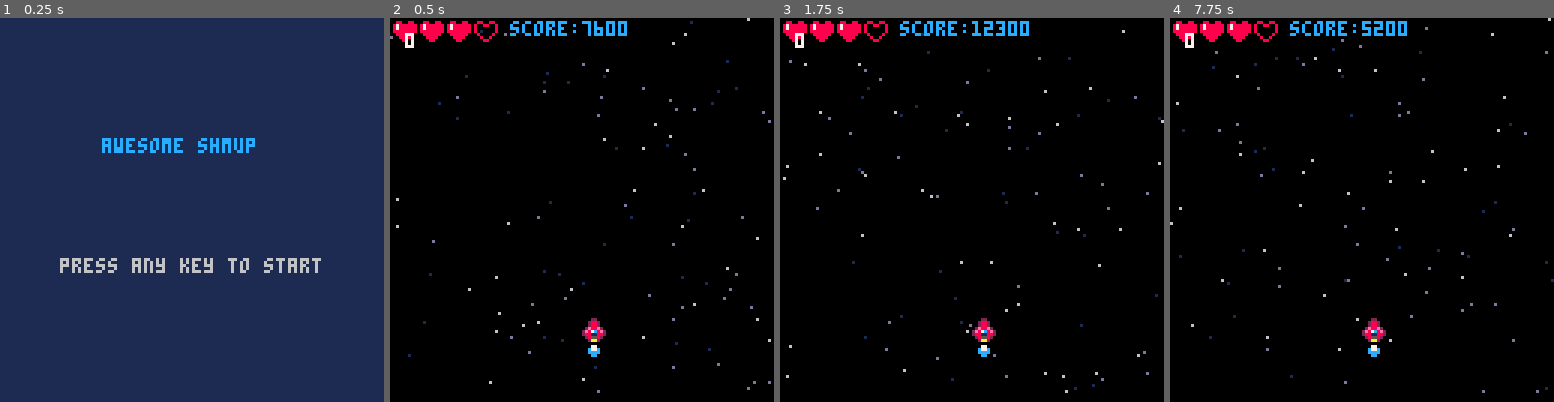
Above: before the commit, frames 1-4 (left to right).
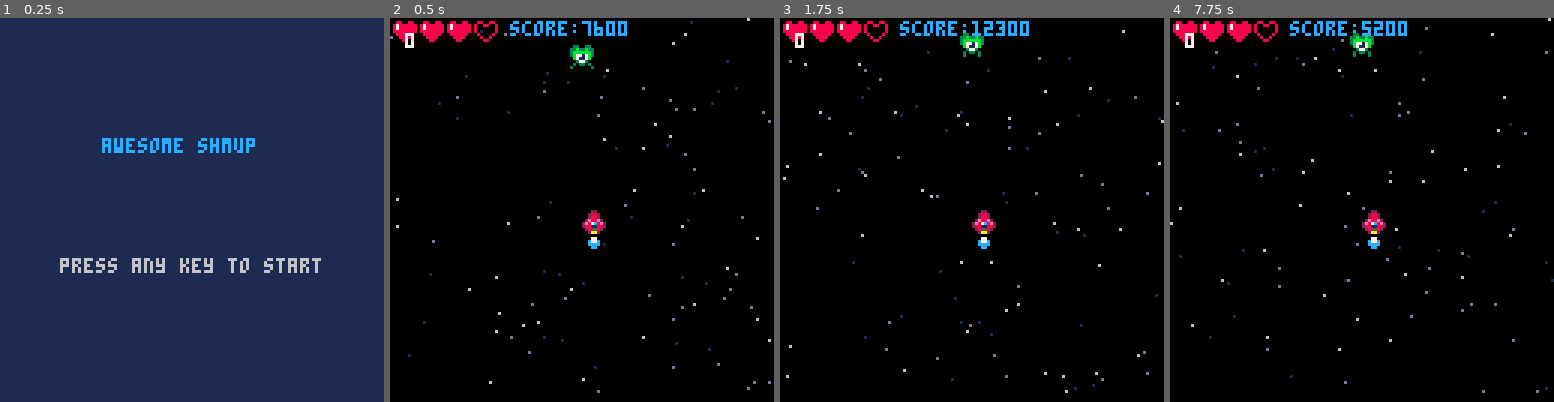
Above: after the commit, the same moments.

Repository: alexlazarovski/pico-8-shmup-tutorial
Game: PICO-8 cartridge shmup.p8
Same seed, same stepped clock (60 frames per second), same inputs: the game is played once before the commit and once after it.
Inputs:
- Up to frame 1 (0.25 s): no input
- Up to frame 2 (0.5 s): tap X (X key) at 0.33 s
- Up to frame 3 (1.75 s): tap O (Z key) at 0.7, 1.7 s; tap X (X key) at 1.07 s; hold Right from 1.6 s (still down)
- Up to frame 4 (7.75 s): tap X (X key) every 1.12 s from 1.85 to 7.43 s; release Right at 2.1 s; tap O (Z key) every 0.4 s from 2.1 to 7.7 s; hold Up 2.15-2.42 s; hold Right 2.47-3.03 s; hold Left 3.08-3.58 s; hold Down 3.63-3.97 s; hold Right 4.02-4.68 s; hold Up 4.73-5.03 s; hold Left 5.08-5.68 s; hold Down 5.73-6.03 s; hold Right 6.08-6.58 s; hold Right 6.63-7.13 s; hold Up 7.18-7.45 s; hold Right from 7.5 s (still down)

Frame 1 is identical in both runs. In frame 2, 0.9% of the frame differs, in the area x 46-57%, y 7-89%; in frame 3, 0.9%; in frame 4, 0.9%.

Commit message:
lesson 11 adding enemies

Diff:
--- a/shmup.p8
+++ b/shmup.p8
@@ -7,9 +7,6 @@
  cls(0)
  mode="start"
  blinkt=1
-
- star={x=40,y=60,spd=1.2}
-
 end
 
 function _update()
@@ -41,12 +38,13 @@
 function startgame()
  mode="game"
 
- shipx=64
- shipy=100
-
- shipspdx=0
- shipspdy=0
-  shipspr=2
+ ship={}
+ ship.x=64
+ ship.y=64
+ ship.sx=0
+ ship.sy=0
+ ship.spr=2
+
  flamespr=5
 
  bullets={}
@@ -65,6 +63,15 @@
   newstar.spd=rnd(1.5)+0.5
   add(stars,newstar)
  end
+
+ enemies={}
+
+ local myen={}
+ myen.x=60
+ myen.y=5
+ myen.spr=21
+
+ add(enemies,myen)
 
 end
 
@@ -102,20 +109,15 @@
 end
 
 function drawbullet()
- for i=1,#bullets do
-  local bullet=bullets[i]
-  spr(
-   16,
-   bullet.x,
-   bullet.y
-  )
+ for bullet in all(bullets) do
+  drwmyspr(bullet)
  end
 end
 
 function drawbulletsmuzzle()
  if muzzle>0 then
   circfill(
-   shipx+3, shipy-3,muzzle,7)
+   ship.x+3, ship.y-3,muzzle,7)
 	end
 end
 
@@ -137,28 +139,32 @@
  return blinkanim[blinkt]
 
 end
+
+function drwmyspr(myspr)
+ spr(myspr.spr,myspr.x,myspr.y)
+end
 -->8
 -- update
 
 function update_game()
  --controls
- shipspdx=0
- shipspdy=0
- shipspr=2
+ ship.sx=0
+ ship.sy=0
+ ship.spr=2
 
 	if (btn(0)) then
-	 shipspdx = -2
-	 shipspr=1
+	 ship.sx = -2
+	 ship.spr=1
 	end
 	if btn(1) then
-	 shipspdx = 2
-	 shipspr=3
+	 ship.sx = 2
+	 ship.spr=3
 	end
 	if btn(2) then
-	 shipspdy = -2
+	 ship.sy = -2
 	end
 	if btn(3) then
-	 shipspdy = 2
+	 ship.sy = 2
 	end
 
 	if btn(4) then
@@ -167,24 +173,40 @@
 
 	if btnp(5) then
 	 local bullet={}
-	 bullet.x=shipx
-	 bullet.y=shipy-4
+	 bullet.x=ship.x
+	 bullet.y=ship.y-4
+	 bullet.spr=16
 	 add(bullets, bullet)
 	 sfx(0)
 	 muzzle=6
 	end
 
 	--moving the ship
-	shipx = shipx+shipspdx
-	shipy = shipy+shipspdy
+	ship.x+=ship.sx
+	ship.y+=ship.sy
 
 	--move the bullet
-	for i=#bullets,1,-1 do
-	 local bullet=bullets[i]
+	for bullet in all(bullets) do
 	 bullet.y-=4
 
 	 if bullet.y<-8 then
 	  del(bullets,bullet)
+	 end
+	end
+
+
+	--moving enemies
+	for myen in all(enemies) do
+	 myen.y+=1
+
+	 --enemy animation
+	 myen.spr+=0.4
+	 if myen.spr>=25 then
+	  myen.spr=21
+	 end
+
+	 if(myen.y>128) then
+	  del(enemies,myen)
 	 end
 	end
 
@@ -199,20 +221,20 @@
 	 muzzle = muzzle-1
 	end
 
-	if shipx>120 then
-		shipx=120
-	end
-
-	if shipx<0 then
-	 shipx=0
-	end
-
-	if shipy<0 then
-	 shipy=0
-	end
-
-	if shipy>120 then
-	 shipy=120
+	if ship.x>120 then
+		ship.x=120
+	end
+
+	if ship.x<0 then
+	 ship.x=0
+	end
+
+	if ship.y<0 then
+	 ship.y=0
+	end
+
+	if ship.y>120 then
+	 ship.y=120
 	end
 
 	animatestars()
@@ -242,8 +264,14 @@
  drawstarfield()
 
 	-- this draws the ship
- spr(shipspr,shipx,shipy)
- spr(flamespr,shipx,shipy+8)
+	drwmyspr(ship)
+ spr(flamespr,ship.x,ship.y+8)
+
+ --draw enemies
+ for i=1,#enemies do
+  local enemy=enemies[i]
+  drwmyspr(enemy)
+ end
 
  drawbullet()
 
@@ -278,14 +306,14 @@
 007007000211882028811882028811200000000000000000000cc000000000000000000000000000000000000000000000800800008888000000000000000000
 00000000025582200285582002285520000000000000000000000000000000000000000000000000000000000000000000088000000880000000000000000000
 00000000002aa200002aa200002aa200000000000000000000000000000000000000000000000000000000000000000000000000000000000000000000000000
-00999900000000000000000000000000000000000000000000000000000000000000000000000000000000000000000000000000000000000000000000000000
-09aaaa90000000000000000000000000000000000000000000000000000000000000000000000000000000000000000000000000000000000000000000000000
-9aa77aa9000000000000000000000000000000000000000000000000000000000000000000000000000000000000000000000000000000000000000000000000
-9a7777a9000000000000000000000000000000000000000000000000000000000000000000000000000000000000000000000000000000000000000000000000
-9a7777a9000000000000000000000000000000000000000000000000000000000000000000000000000000000000000000000000000000000000000000000000
-9aa77aa9000000000000000000000000000000000000000000000000000000000000000000000000000000000000000000000000000000000000000000000000
-09aaaa90000000000000000000000000000000000000000000000000000000000000000000000000000000000000000000000000000000000000000000000000
-00999900000000000000000000000000000000000000000000000000000000000000000000000000000000000000000000000000000000000000000000000000
-
-
-
+00999900000000000000000000000000000000000330033003300330033003300330033000000000000000000000000000000000000000000000000000000000
+09aaaa900000000000000000000000000000000033b33b3333b33b3333b33b3333b33b3300000000000000000000000000000000000000000000000000000000
+9aa77aa9000000000000000000000000000000003bbbbbb33bbbbbb33bbbbbb33bbbbbb300000000000000000000000000000000000000000000000000000000
+9a7777a9000000000000000000000000000000003b7717b33b7717b33b7717b33b7717b300000000000000000000000000000000000000000000000000000000
+9a7777a9000000000000000000000000000000000b7117b00b7117b00b7117b00b7117b000000000000000000000000000000000000000000000000000000000
+9aa77aa9000000000000000000000000000000000037730000377300003773000037730000000000000000000000000000000000000000000000000000000000
+09aaaa90000000000000000000000000000000000303303003033030030330300303303000000000000000000000000000000000000000000000000000000000
+00999900000000000000000000000000000000000300003030000003030000300330033000000000000000000000000000000000000000000000000000000000
+
+
+
